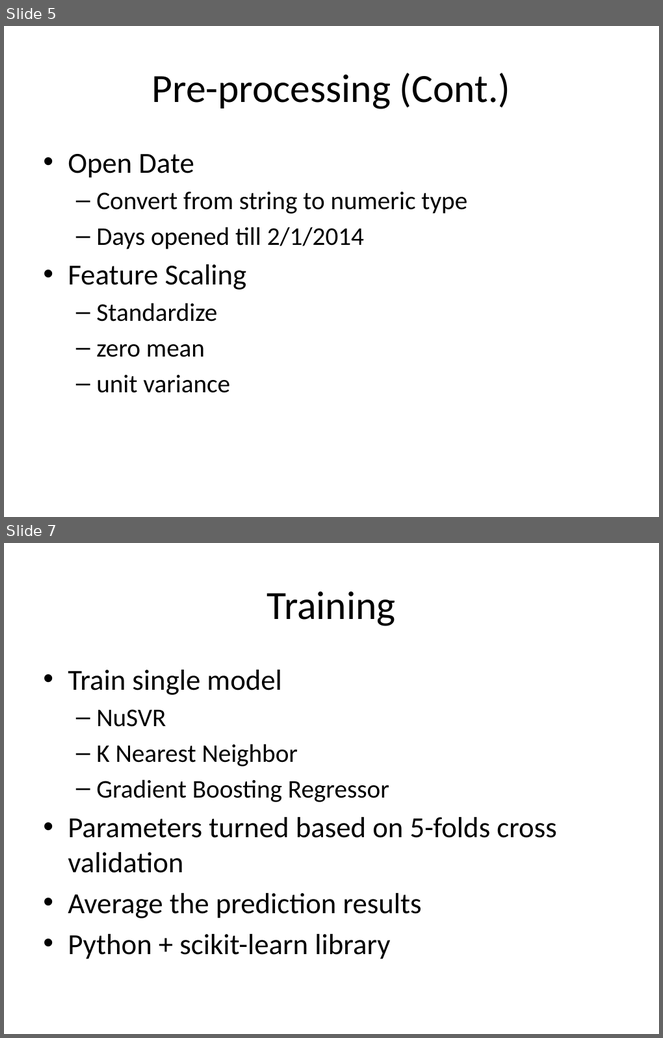
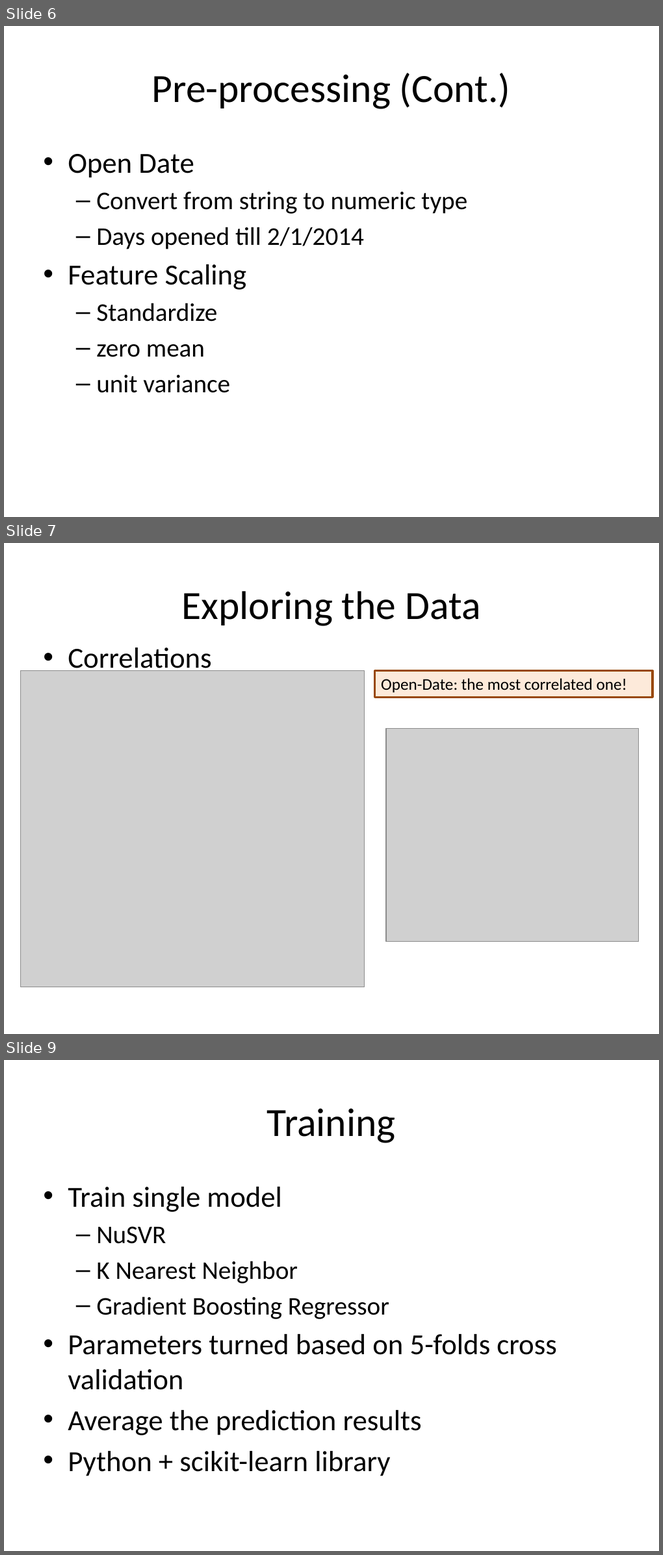
Before and after one commit to hxwang/revenue-prediction, a slide deck: doc/report/revenue-prediction.pptx. Shown one above the other, each under a label of ours: slides 5 and 7 before the commit, slides 6, 7 and 9 after it; the slides between them are not shown. The pictures are 663x1038 and 663x1555 pixels, drawn with LibreOffice and Linux fonts; fonts in the diff are those of the drawing; grey boxes stand for pictures. Boxes give left, top, right and bottom in pixels: in the first picture for what was removed or moved away, otherwise in the second. Text is boxed around its words. In the diff, an @@ line names an element or a change of style, - is before the commit and + after.

```diff
--- a/doc/report/revenue-prediction.pptx
+++ b/doc/report/revenue-prediction.pptx
@@ slide 7 added at box(4, 543, 659, 1034), background #FFFFFF @@
@@ title added at box(182, 591, 480, 626), 44 pt, text #000000 @@
+Exploring the Data
@@ text added at box(68, 648, 211, 676), 32 pt, text #000000 @@
+• Correlations
@@ picture added at box(20, 671, 364, 988) @@
@@ rectangle added at box(375, 671, 653, 697), fill #FDEADA, outline #984807 2.25 pt, 18 pt, text #000000 @@
+Open-Date: the most correlated one!
@@ picture added at box(386, 728, 639, 941) @@
@@ what was slide 5 is now slide 6 @@
@@ what was slide 7 is now slide 9 @@
```
Also in this commit, not shown: 2 slides changed, 5 other slides added, 1 slide removed, 1 other file.
